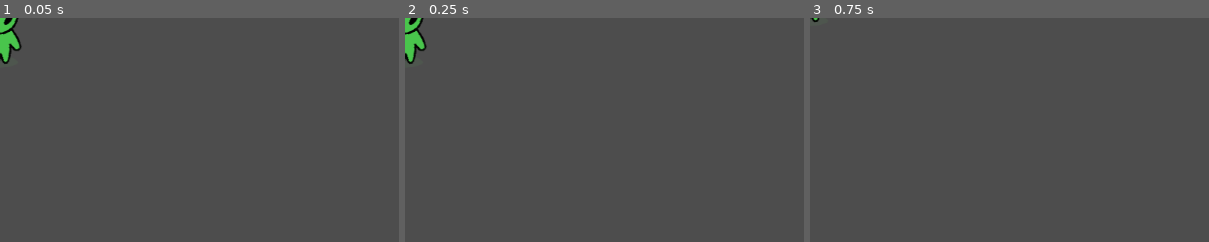
Above: before the commit, frames 1-3 (left to right).
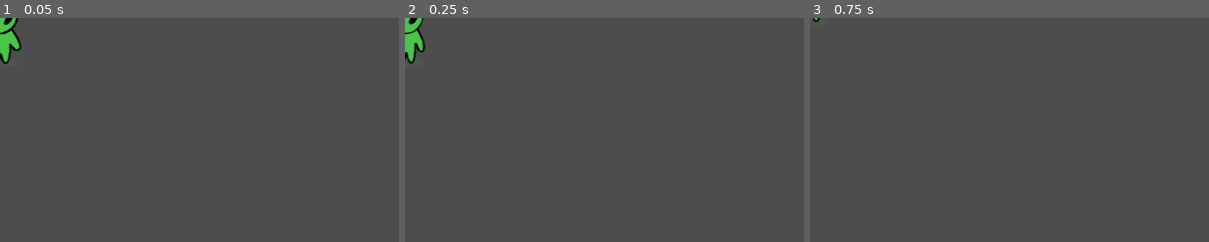
Above: after the commit, the same moments.

Repository: liannie3/wwhataburger
Game: Godot game, scene res://main_game/Player.tscn
Two runs of this game, one before a commit and one after it. Both use one fixed random seed, a clock stepped at 60 frames per second and the inputs below. This scene is started directly instead of the project's main scene.
Inputs:
- Up to frame 1 (0.05 s): no input
- Up to frame 2 (0.25 s): no input
- Up to frame 3 (0.75 s): tap Enter at 0.5 s; hold W (p1_up) from 0.53 s (still down); tap I (p2_up) at 0.6 s
The pictures show only the part of the screen within x 0-50%, y 0-50%; the shares and areas given below are measured in that part.

Frame 1 is identical in both runs. In frame 2, 0.2% of the frame differs, in the area x 0-6%, y 0-21%; in frame 3, less than 0.1%.

Commit message:
Add moving and idle animation

Diff:
--- a/main_game/player.gd
+++ b/main_game/player.gd
@@ -1,7 +1,9 @@
 extends CharacterBody2D
 
 @export var player_id: int = 1
-var speed: float = 300.0
+@export var speed: float = 300.0
+
+@onready var anim = $AnimatedSprite2D
 
 func _physics_process(delta: float) -> void:
 	# 1. Build the action strings dynamically based on the player_id
@@ -17,3 +19,14 @@
 	# 3. Apply the movement
 	velocity = direction * speed
 	move_and_slide()
+
+	if direction.length() > 0:
+		# If moving, play the move animation
+		anim.play("move")
+
+		# Flip the sprite left or right depending on the X direction
+		if direction.x != 0:
+			anim.flip_h = direction.x < 0
+	else:
+		# If standing still, play idle
+		anim.play("idle")
